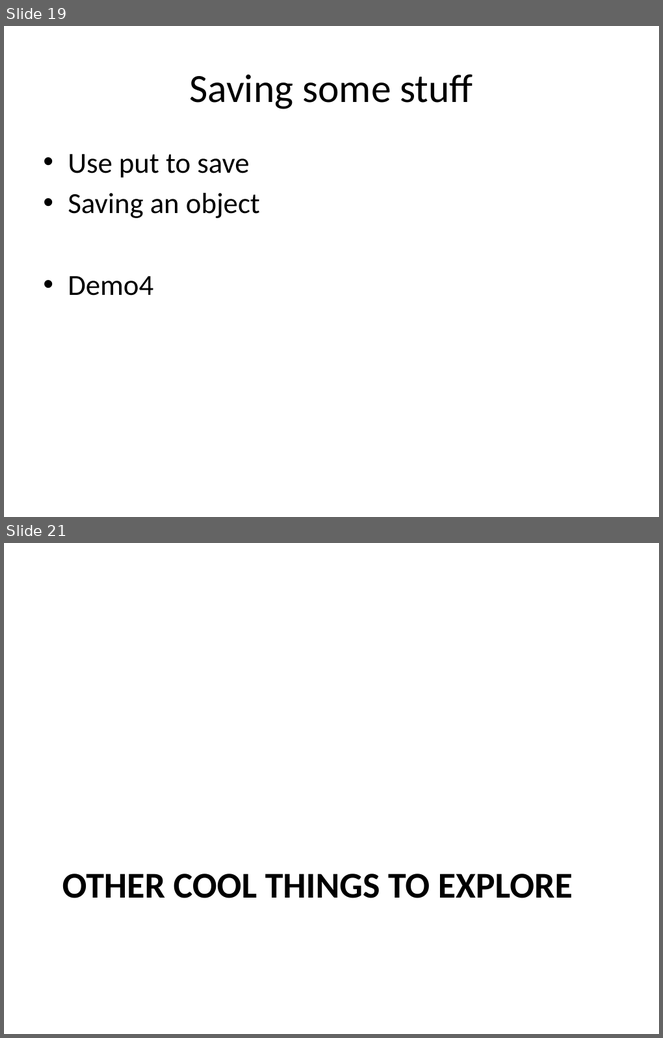
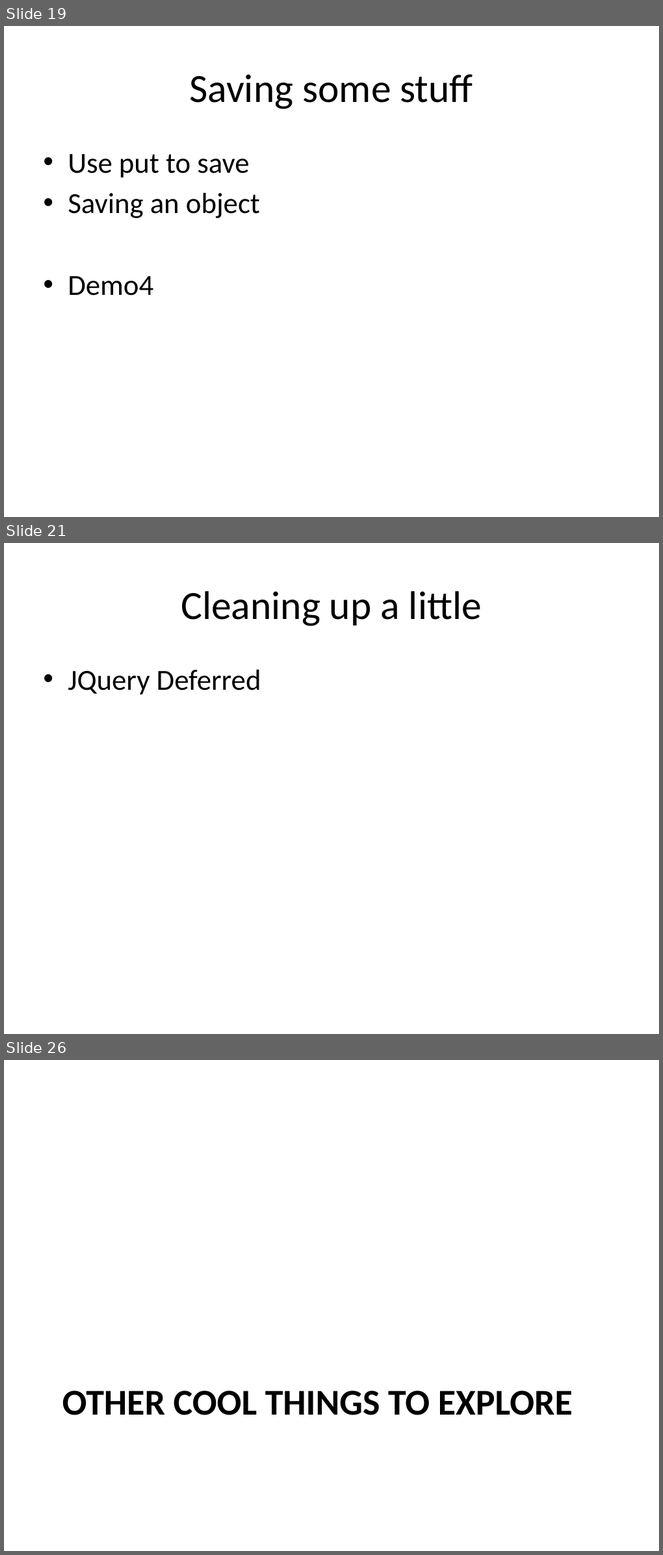
Before and after one commit to chadmichel/IndexedDB_And_Random_Presentation, a slide deck: IndexedDB_And_Random.pptx. Shown one above the other, each under a label of ours: slides 19 and 21 before the commit, slides 19, 21 and 26 after it; the slides between them are not shown. The pictures are 663x1038 and 663x1555 pixels, drawn with LibreOffice and Linux fonts; fonts in the diff are those of the drawing. Boxes give left, top, right and bottom in pixels: in the first picture for what was removed or moved away, otherwise in the second. Text is boxed around its words. In the diff, an @@ line names an element or a change of style, - is before the commit and + after.

```diff
--- a/IndexedDB_And_Random.pptx
+++ b/IndexedDB_And_Random.pptx
@@ slide 21 added at [4, 543, 659, 1034], background #FFFFFF @@
@@ title added at [181, 591, 482, 626], 44 pt, text #000000 @@
+Cleaning up a little
@@ text added at [68, 670, 261, 695], 32 pt, text #000000 @@
+• JQuery Deferred
@@ what was slide 21 is now slide 26 @@
```
Also in this commit, not shown: 1 slide changed, 4 other slides added.
